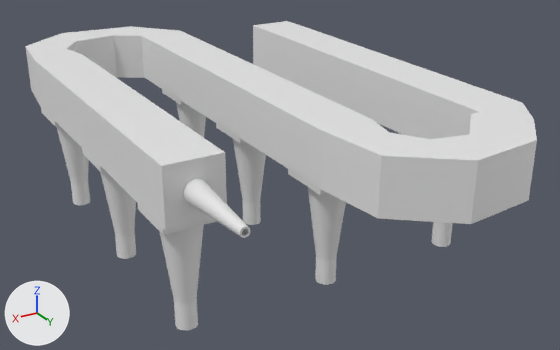
One commit to the Blender file capellar.blend: the scene before it, then after it.
One viewpoint serves both versions: a camera (50 mm lens) standing at (195.0, 311.0, 138.0) and looking at (47.0, 64.0, 15.0). Lighting does not change. The marker at lower left points along +X, +Y and +Z.
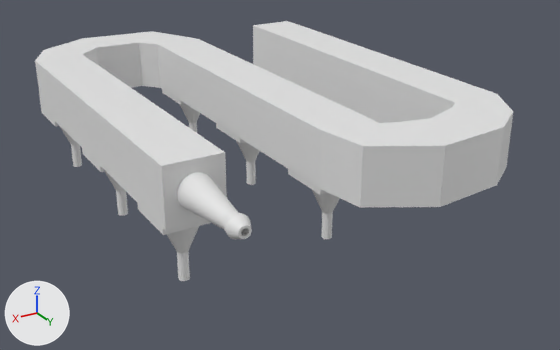
Patch to the scene script:
```diff
--- a/capellar.blend.py
+++ b/capellar.blend.py
@@ me_circle_003 @@
 # used by ob_circle_001; location = (0.0, 0.0, 2.4)
-me_circle_003.from_pydata(...)  # 11520 vertices, 11520 faces; spans x -10.0..120.0, y -10.0..120.0, z -10.0..32.4
+me_circle_003.from_pydata(...)  # 11520 vertices, 11520 faces; spans x -10.0..120.0, y -10.0..120.0, z 7.4..32.4
+# me_circle_003 part 1: 2048 of 11520 vertices moved; they spanned x -3.7..58.7, y -3.7..58.7, z -10.0..0.0 and now span x -1.9..56.8, y -1.9..56.8, z 7.4..17.4; mean shift (0.0, 0.0, 17.4); largest move (1.6, 58.3, 0.0) -> (0.8, 56.7, 17.4)
+# me_circle_003 part 2: 1024 of 11520 vertices moved; they spanned x -3.7..58.7, y 106.3..113.7, z -10.0..0.0 and now span x -1.9..56.8, y 108.2..111.9, z 7.4..17.4; mean shift (0.0, 0.0, 17.4); largest move (55.5, 106.3, 0.0) -> (55.3, 108.2, 17.4)
+# me_circle_003 part 3: 1024 of 11520 vertices moved; they spanned x 106.3..113.7, y -3.7..58.7, z -10.0..0.0 and now span x 108.2..111.8, y -1.9..56.8, z 7.4..17.4; mean shift (0.0, 0.0, 17.4); largest move (107.9, 58.1, 0.0) -> (109.0, 56.5, 17.4)
+# me_circle_003 part 4: all 512 vertices in x 106.3..113.7, y 106.3..113.7, z -10.0..0.0 are scaled about their middle by (0.5, 0.5, 1), then moved by (0.0, 0.0, 17.4)
@@ me_plane_001 @@
 # used by ob_plane_001; location = (110.0, 120.0, 45.0); rotation_euler = (1.571, 0.0, 0.0), in degrees (90, 0, 0)
-me_plane_001.from_pydata(...)  # 5160 vertices, 2852 faces; spans x -120.0..10.0, y -10.0..10.0, z -44.0..174.0
+me_plane_001.from_pydata(...)  # 5297 vertices, 2988 faces; spans x -120.0..10.0, y -10.0..10.0, z -32.0..159.0
+# me_plane_001 part 5: 116 vertices moved from x -120.0..7.0, y -10.0..10.0, z -44.0..174.0 to x -120.0..6.0, y -10.0..10.0, z -32.0..159.0; 5 vertices removed from x -1.0..1.0, y -1.0..0.0, z -32.0; 142 vertices added at x -117.0..7.0, y -7.0..7.0, z -32.0..154.0
```

Boxes [x1, y1, x2, y2] around the edits, measured in the pictures (560 x 350 px; the box of a moved part takes in the faces that stretch with it):
'Plane.001', reshaped (6% narrower): before [26, 21, 537, 238]; after [35, 21, 513, 239]
'Circle.001', reshaped (20% shorter): before [41, 89, 452, 330]; after [41, 89, 448, 281]
part 1 of me_circle_003, moved or reshaped: before [176, 102, 266, 225]; after [179, 104, 260, 185]
part 2 of me_circle_003, moved or reshaped: before [308, 187, 452, 285]; after [312, 190, 448, 239]
part 3 of me_circle_003, moved or reshaped: before [56, 126, 136, 259]; after [60, 127, 128, 216]
part 4 of me_circle_003, moved or reshaped: before [159, 225, 204, 330]; after [167, 226, 199, 281]
part 5 of me_plane_001, built on: before [26, 26, 537, 238]; after [35, 31, 513, 239]
